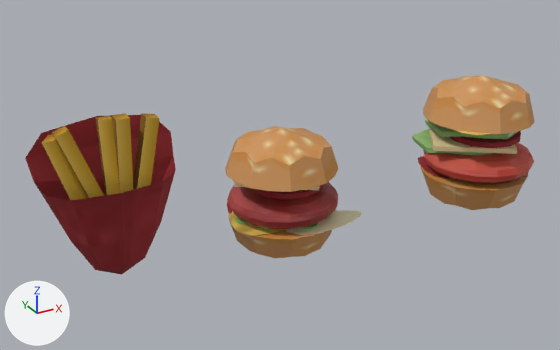
Before and after pictures for a commit that changed the OBJ model Models/Food/Cheeseburger.obj.
The view is the same before and after, from a 50 mm camera at (-2.55, -4.58, 2.61) aimed at (-0.08, -0.1, 0.37). Every picture has the same lights, and +X, +Y and +Z are marked at lower left. The picture after the commit comes second. Where no turn or scale is listed for an object, it has been applied to the vertices.

Objects in the first picture: 'Cheese_burger', 'Fries', 'Hamburger'.
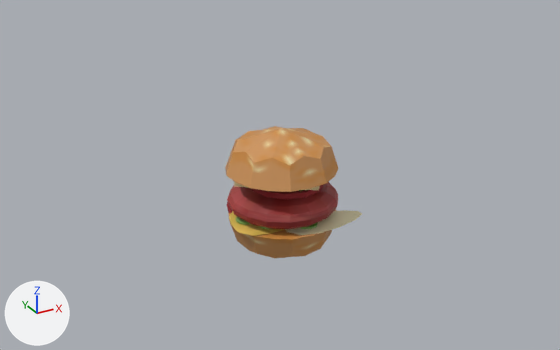
The newer file is also turned or shifted as a whole; pictures and numbers use the older file's frame.

Boxes (x1, y1, x2, y2) around the edits, measured in the pictures (560 x 350 px):
```json
{"object": "Fries", "change": "deleted", "before": [25, 113, 176, 275], "on screen": "red", "faces in mat_material_002": [25, 115, 176, 275], "faces in mat_material_001": [42, 113, 160, 200]}
{"object": "Hamburger", "change": "deleted", "before": [412, 75, 535, 210], "on screen": "orange", "faces in mat_bun (picture img_atlas_png)": [421, 75, 535, 210], "faces in mat_patty2 (picture img_atlas_png)": [423, 142, 534, 184], "faces in mat_lettuce (picture img_atlas_png)": [412, 119, 517, 155], "faces in mat_cheddar (picture img_atlas_png)": [429, 128, 517, 154], "faces in mat_material_002": [418, 131, 521, 178]}
```

Scene script edits in JSON lines:
```json
{"op": "remove", "block": "ob_fries", "code": ["ob_fries = bpy.data.objects.new('Fries', me_fries)", "ob_fries.location = (0.0, 0.0, 0.0)"]}
{"op": "remove", "block": "ob_hamburger", "code": ["ob_hamburger = bpy.data.objects.new('Hamburger', me_hamburger)", "ob_hamburger.location = (0.0, 0.0, 0.0)"]}
```
